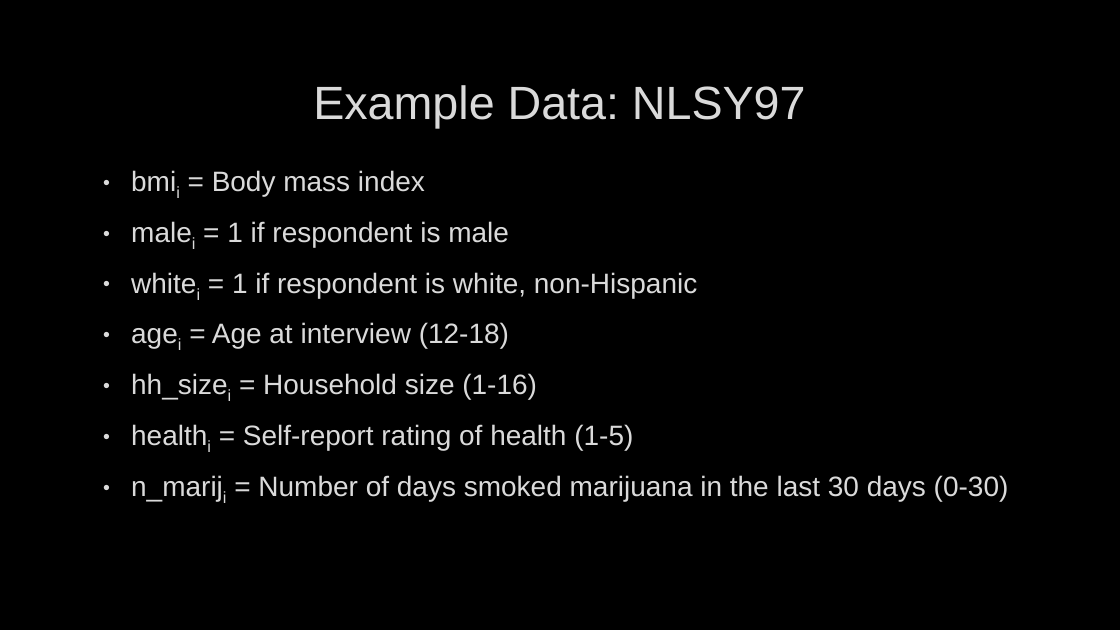
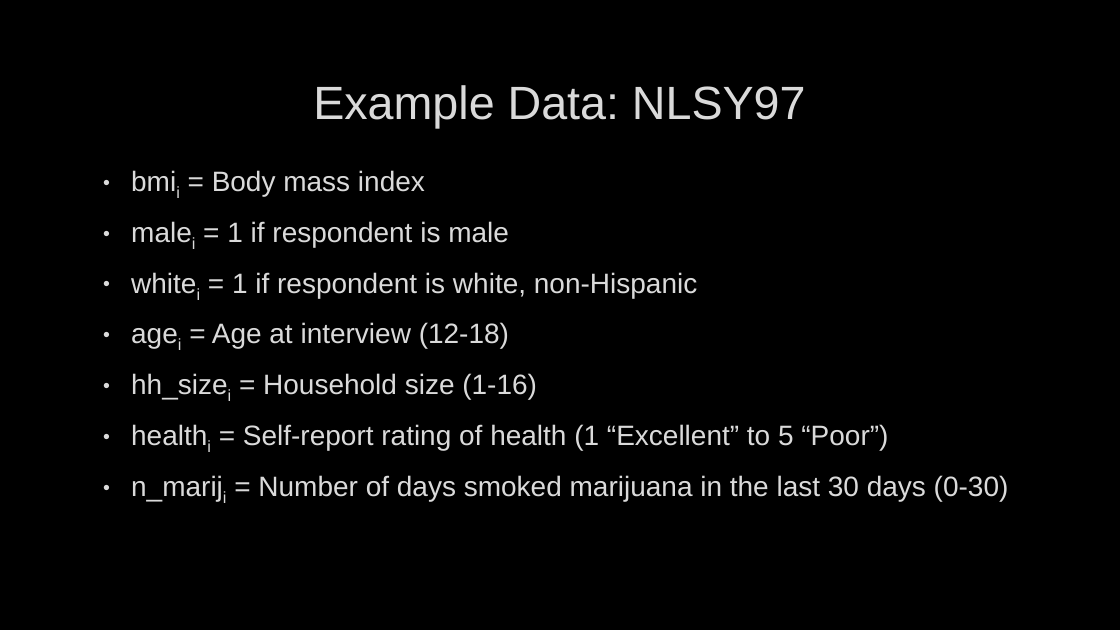
Before and after one commit to sdewittiii/Missing-Data-Imputation, a slide deck: slide 14 of Presentation/Multiple Imputation in Stata Tutorial.pptx (slide 15 before the commit). Drawn at 1120x630 pixels with LibreOffice and Linux fonts; fonts in the diff are those of the drawing; background and template pictures are left out. Boxes give left, top, right and bottom in pixels: in the first picture for what was removed or moved away, otherwise in the second. Text is boxed around its words. In the diff, an @@ line names an element or a change of style, - is before the commit and + after.

```diff
--- a/Presentation/Multiple Imputation in Stata Tutorial.pptx
+++ b/Presentation/Multiple Imputation in Stata Tutorial.pptx
@@ text at box(243, 424, 888, 450): text changed @@
-• healthi = Self-report rating of health (1-5)
+• healthi = Self-report rating of health (1 “Excellent” to 5 “Poor”)
```
Also in this commit, not shown: 7 other slides changed, 7 slides added, 1 slide removed, 12 other files.
